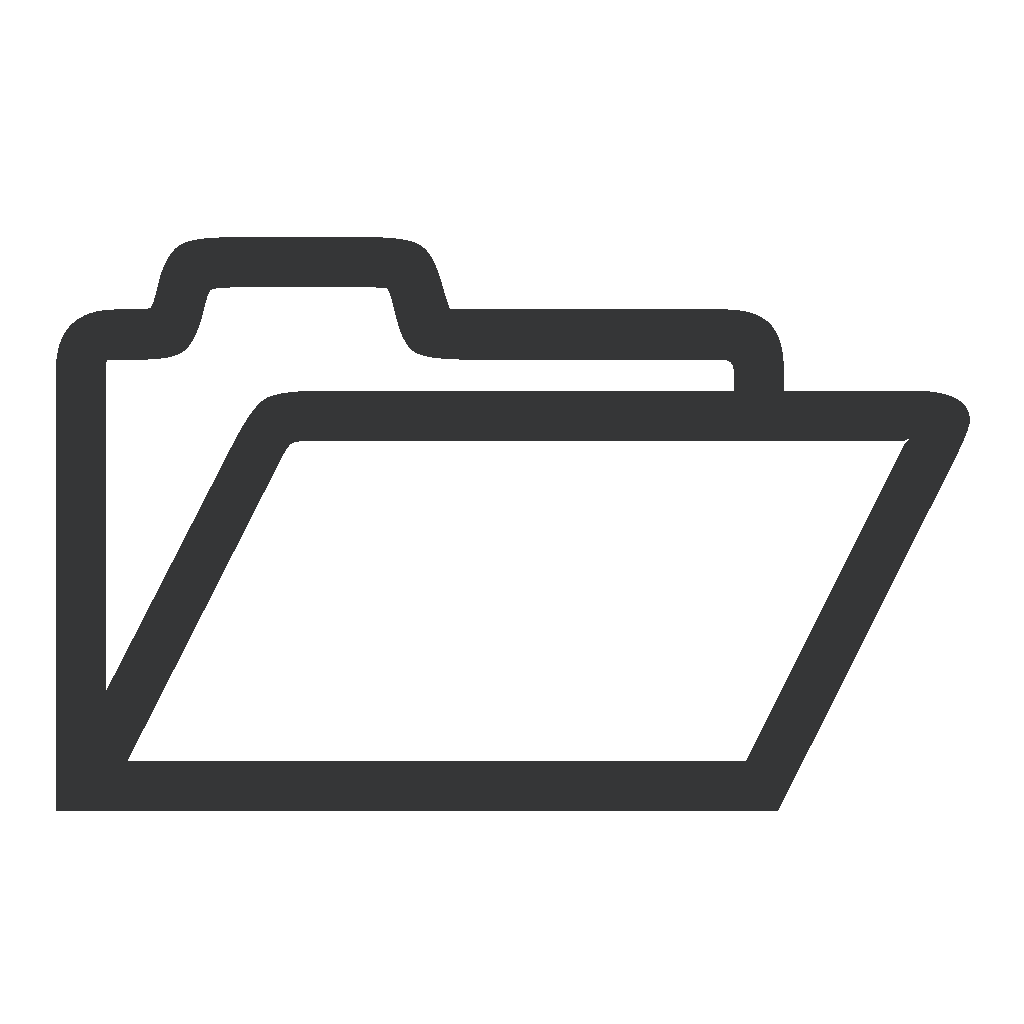
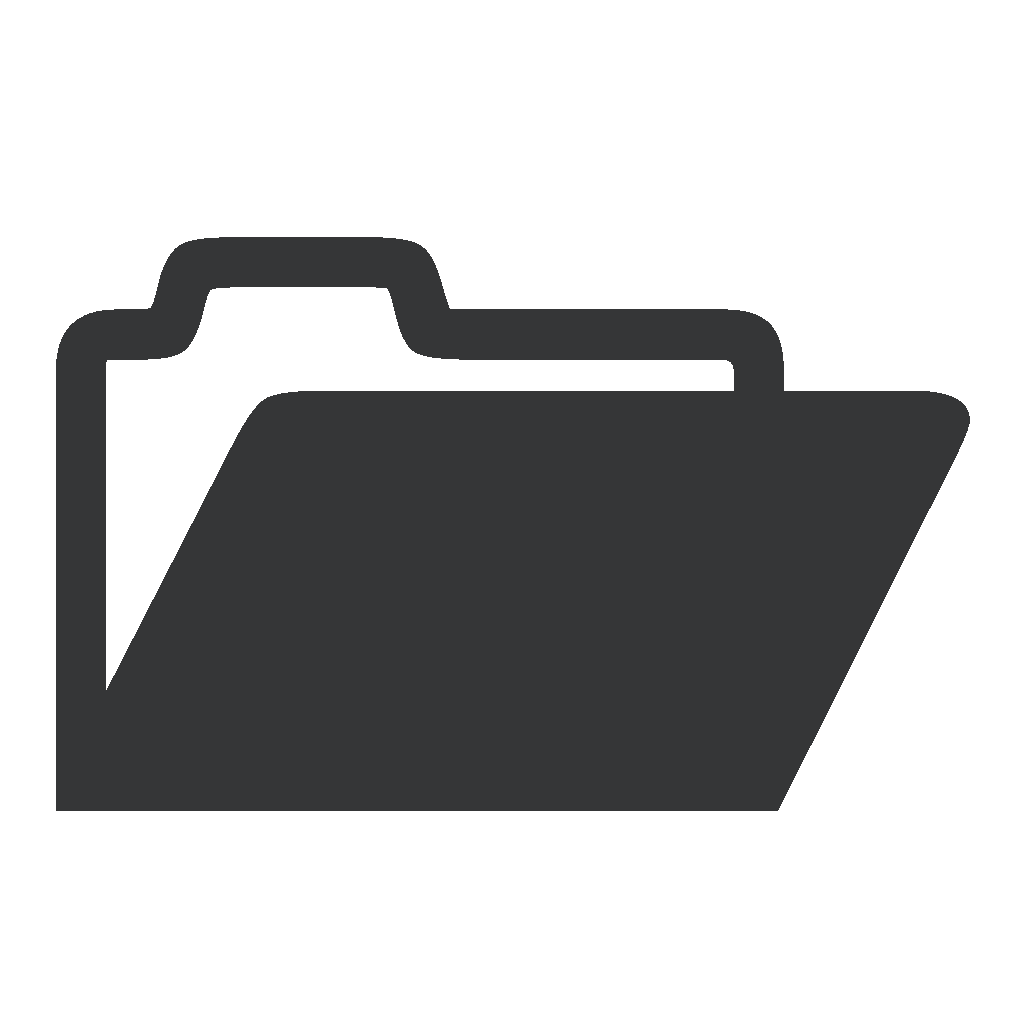
Revision of a layered (1024, 1024) image; what changed, layer by layer:
painted on "🗁" over [128, 439, 909, 761]
